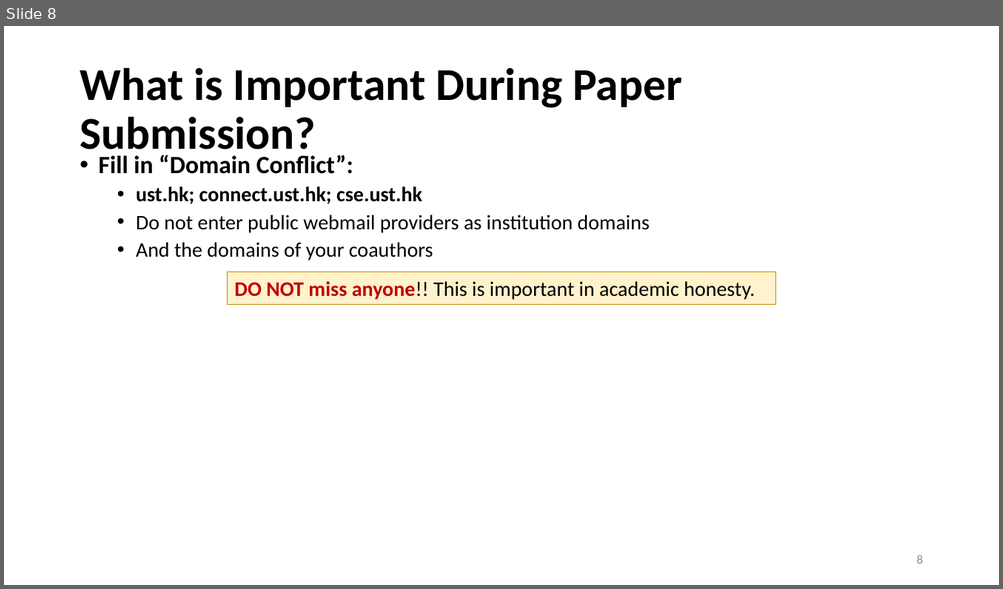
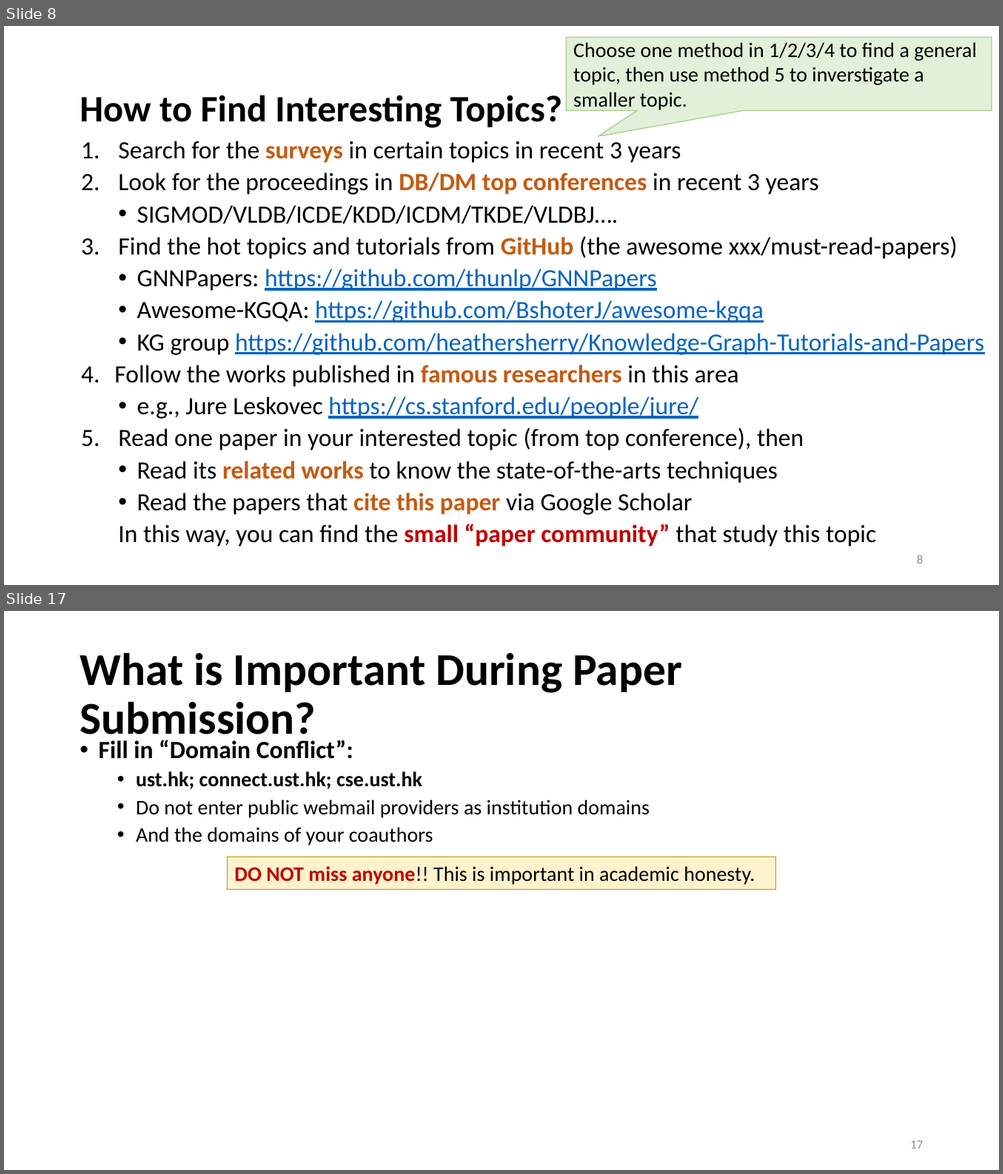
Before and after one commit to heathersherry/Knowledge-Graph-Tutorials-and-Papers, a slide deck: research suggestions.pptx. Shown one above the other, each under a label of ours: slide 8 before the commit, slides 8 and 17 after it; the slides between them are not shown. The pictures are 1003x589 and 1003x1174 pixels, drawn with LibreOffice and Linux fonts; fonts in the diff are those of the drawing. Boxes give left, top, right and bottom in pixels: in the first picture for what was removed or moved away, otherwise in the second. Text is boxed around its words. In the diff, an @@ line names an element or a change of style, - is before the commit and + after.

```diff
--- a/research suggestions.pptx
+++ b/research suggestions.pptx
@@ slide 8 added at [4, 26, 999, 585], background #FFFFFF @@
@@ speech box added at [566, 37, 991, 110], fill #E2F0D9, outline #A9D18E 1 pt, 20 pt, text #000000 @@
+Choose one method in 1/2/3/4 to find a general topic, then use method 5 to inverstigate a smaller topic.
@@ title added at [79, 95, 563, 128], 36 pt, text #000000, bold @@
+How to Find Interesting Topics?
@@ text added at [114, 141, 984, 547], 24 pt, text #000000 @@
+  1. Search for the surveys in certain topics in recent 3 years
+  2. Look for the proceedings in DB/DM top conferences in recent 3 years
+    • SIGMOD/VLDB/ICDE/KDD/ICDM/TKDE/VLDBJ….
+  3. Find the hot topics and tutorials from GitHub (the awesome xxx/must-read-papers)
+    • GNNPapers: https://github.com/thunlp/GNNPapers
+    • Awesome-KGQA: https://github.com/BshoterJ/awesome-kgqa
+    • KG group https://github.com/heathersherry/Knowledge-Graph-Tutorials-and-Papers
+  4. Follow the works published in famous researchers in this area
+    • e.g., Jure Leskovec https://cs.stanford.edu/people/jure/
+  5. Read one paper in your interested topic (from top conference), then
+    • Read its related works to know the state-of-the-arts techniques
+    • Read the papers that cite this paper via Google Scholar
+    In this way, you can find the small “paper community” that study this topic
@@ page number added at [916, 555, 922, 564], 12 pt, text #8C8C8C @@
+8
@@ what was slide 8 is now slide 17 @@
@@ page number at [910, 1141, 922, 1149]: text changed @@
-8
+17
```
Also in this commit, not shown: 17 slides changed, 14 other slides added.
